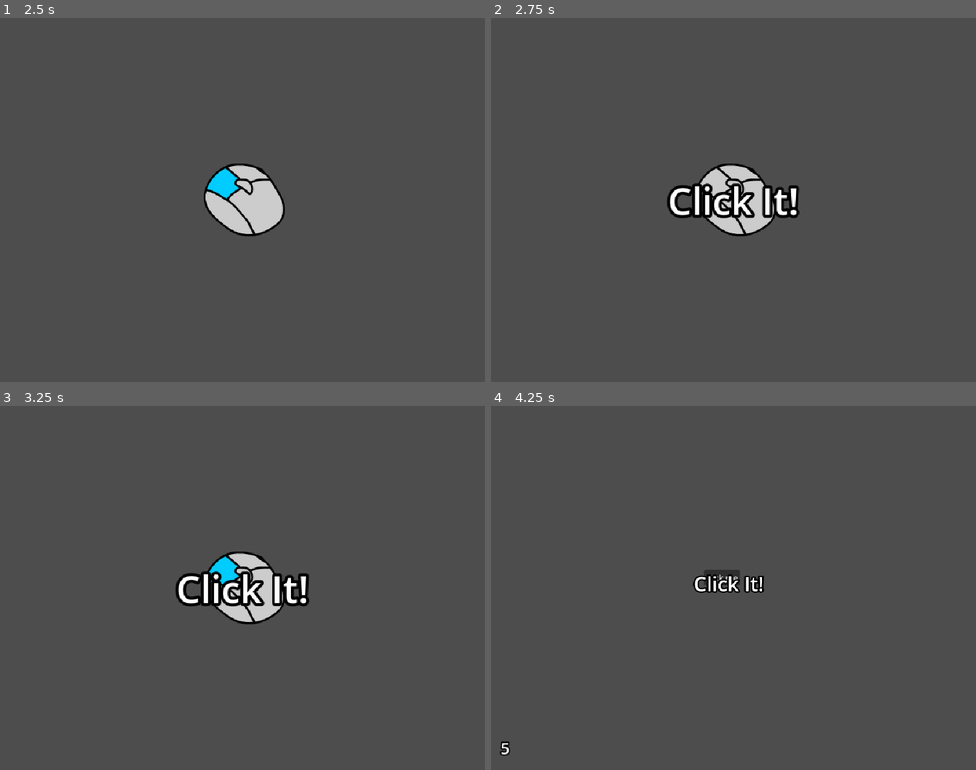
Above: before the commit, frames 1-4 (two rows, left to right).
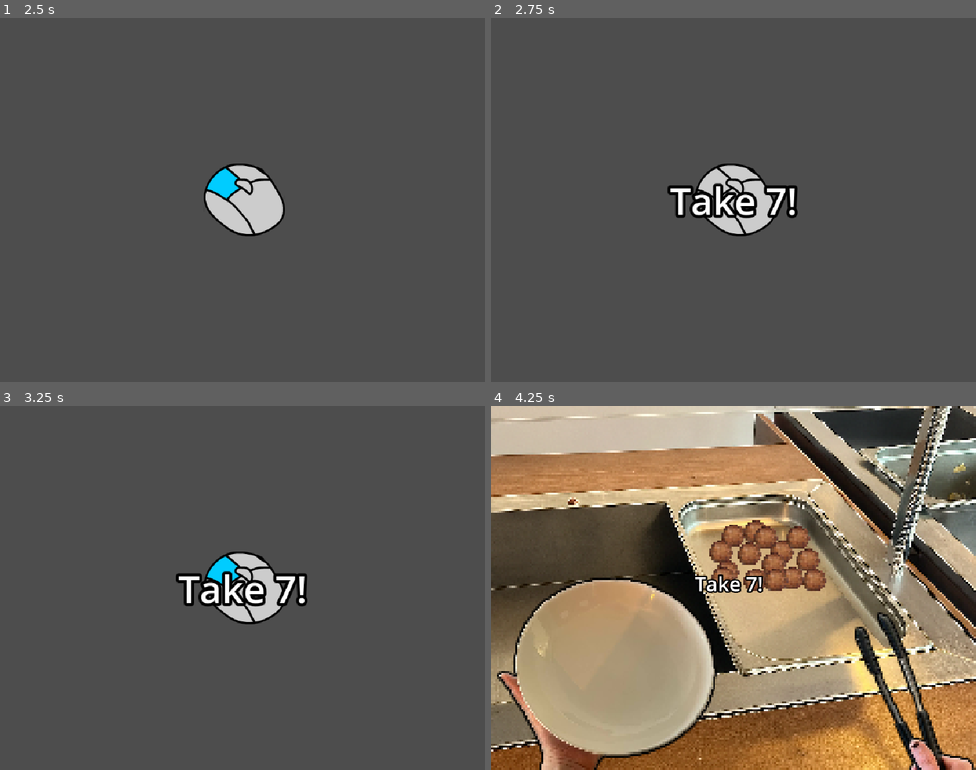
Above: after the commit, the same moments.

Repository: yotam-frid/spelkollektivet-minigame-jam
Game: Godot game, scene res://main_game.tscn
The game is run twice, just before and just after one commit, with the same random seed, the same clock (stepped at 60 frames per second) and the same inputs.
Inputs (mouse positions are in pixels of both pictures, inside the frame that each line leads up to):
- Up to frame 1 (2.5 s): tap Enter at 0.5 s; move the mouse to (349, 181) at 0.52 s; press the mouse at (349, 181) at 0.53 s; move the mouse to (145, 218) at 1.27 s; release the mouse at (145, 218) at 1.28 s; click (145, 218) at 1.35 s; move the mouse to (291, 119) at 2.02 s; press the mouse at (291, 119) at 2.03 s; right-click (291, 119) at 2.1 s
- Up to frame 2 (2.75 s): no input
- Up to frame 3 (3.25 s): move the mouse to (218, 660) at 2.77 s; release the mouse at (218, 660) at 2.78 s; click (218, 660) at 2.85 s
- Up to frame 4 (4.25 s): move the mouse to (879, 642) at 3.52 s; press the mouse at (879, 642) at 3.53 s

Frame 1 is identical in both runs. In frame 2, 1.5% of the frame differs, in the area x 36-64%, y 45-55%; in frame 3, 1.5%; in frame 4, 95%, in the area x 0-100%, y 0-100%.

Commit message:
Create meatball picker

Diff:
--- a/global_current_minigame.gd
+++ b/global_current_minigame.gd
@@ -5,6 +5,7 @@
 func _init():
 	var default_instance: Minigame = Minigame.new()
 	default_instance.difficulty = 1
+	default_instance.is_in_game_manager = false
 
 	instance = default_instance
 
--- a/main_game.tscn
+++ b/main_game.tscn
@@ -1,7 +1,7 @@
 [gd_scene load_steps=4 format=3 uid="uid://c8f0m3qivw0b3"]
 
 [ext_resource type="Script" uid="uid://dnebk85oo17s6" path="res://game_manager.gd" id="1_1oj5k"]
-[ext_resource type="PackedScene" uid="uid://t22snqmareyr" path="res://minigames/_example_click_the_button/ClickTheButton.tscn" id="2_ykeeq"]
+[ext_resource type="PackedScene" uid="uid://dma744e4ntbm2" path="res://minigames/meatball_picker/meatball_picker.tscn" id="2_ykeeq"]
 [ext_resource type="PackedScene" uid="uid://bk8s5wu05xdmr" path="res://ui/ui.tscn" id="3_ykeeq"]
 
 [node name="Game" type="Control"]
--- a/minigame.gd
+++ b/minigame.gd
@@ -4,13 +4,18 @@
 signal game_won
 signal game_finished
 
+## Instruction text shown before the game starts.
+@export var title = ""
 ## The duration of the minigame in seconds.
 @export var duration: int = 5
-@export var viewport_texture_filter: Viewport.DefaultCanvasItemTextureFilter = Viewport.DEFAULT_CANVAS_ITEM_TEXTURE_FILTER_LINEAR
 
-@export_category("Intro")
-## Instruction text shown before the game starts.
-@export var instruction = ""
+@export_category("Viewport")
+## Increases the stretch zoom of the viewport, useful for pixelart minigames.
+@export var viewport_zoom: int = 1
+## Disable to use nearest-neighbor filtering, which better for pixelart minigames.
+@export var viewport_texture_filter: bool = true
+
+@export_category("Controls")
 ## Possible mouse inputs that are shown before the game starts.
 @export_flags("Movement", "Left Click", "Right Click") var mouse: int
 ## Possible keyboard inputs that are shown before the game starts.
@@ -20,6 +25,7 @@
 var difficulty: int = 1
 
 var is_finished = false
+var is_in_game_manager = true
 
 ## Signals that the game has been won.
 func win():
--- a/minigames/_example_click_the_button/ClickTheButton.tscn
+++ b/minigames/_example_click_the_button/ClickTheButton.tscn
@@ -12,7 +12,8 @@
 
 [node name="ClickTheButton" type="Node"]
 script = ExtResource("1_1bkhp")
-instruction = "Click It!"
+title = "Click It"
+viewport_zoom = 4
 mouse = 2
 metadata/_custom_type_script = "uid://bajhxofytc8oh"
 
--- a/minigames/code_keyboard_smash/code_keyboard_smash.tscn
+++ b/minigames/code_keyboard_smash/code_keyboard_smash.tscn
@@ -1380,7 +1380,7 @@
 
 [node name="CodeKeyboardSmash" type="Node"]
 script = ExtResource("1_67bia")
-instruction = "Finish Your Game"
+title = "Finish Your Game"
 keyboard = 4
 metadata/_custom_type_script = "uid://bajhxofytc8oh"
 
--- /dev/null
+++ b/minigames/meatball_picker/meatball_hand.tres.gd
@@ -0,0 +1,18 @@
+extends Area2D
+class_name MeatballPickerHand
+
+var has_meatball = false
+
+func toggle_meatball(on: bool):
+	has_meatball = on
+	$Meatball.visible = on
+
+# Called when the node enters the scene tree for the first time.
+func _ready() -> void:
+	toggle_meatball(false)
+
+
+# Called every frame. 'delta' is the elapsed time since the previous frame.
+func _process(delta: float) -> void:
+	var mouse_pos = get_viewport().get_mouse_position()
+	global_position = mouse_pos
--- /dev/null
+++ b/minigames/meatball_picker/meatball_holder.gd
@@ -0,0 +1,51 @@
+extends Area2D
+
+@export var take_meatballs: bool
+@export var hand: MeatballPickerHand
+
+@onready var meatballs: Node2D = $Meatballs
+
+var ball_amount: int = 0
+var in_area = false
+
+signal meatballs_changed(amount: int)
+
+# Called when the node enters the scene tree for the first time.
+func _ready() -> void:
+	if take_meatballs:
+		ball_amount = meatballs.get_children().size()
+	else:
+		for m: Node2D in meatballs.get_children():
+			m.hide()
+
+	area_entered.connect(_on_area_entered)
+	area_exited.connect(_on_area_exited)
+
+func _on_area_entered(_area: Area2D):
+	in_area = true
+
+func _on_area_exited(_area: Area2D):
+	in_area = false
+
+func _input(event: InputEvent) -> void:
+	if event.is_action_pressed("left_click") and in_area and take_meatballs and !hand.has_meatball:
+		change_meatballs()
+	if event.is_action_released("left_click") and in_area and !take_meatballs and hand.has_meatball:
+		change_meatballs()
+
+func change_meatballs():
+	if take_meatballs:
+		if ball_amount == 0:
+			return
+
+		var ball: Node2D = meatballs.get_child(ball_amount - 1)
+		ball.hide()
+		ball_amount -= 1
+		meatballs_changed.emit(ball_amount)
+		hand.toggle_meatball(true)
+	else:
+		var ball: Node2D = meatballs.get_child(ball_amount)
+		ball.show()
+		ball_amount += 1
+		meatballs_changed.emit(ball_amount)
+		hand.toggle_meatball(false)
--- a/minigames/meatball_picker/meatball_picker.tscn
+++ b/minigames/meatball_picker/meatball_picker.tscn
@@ -1,7 +1,204 @@
-[gd_scene load_steps=2 format=3 uid="uid://dma744e4ntbm2"]
+[gd_scene load_steps=12 format=3 uid="uid://dma744e4ntbm2"]
 
 [ext_resource type="Script" uid="uid://bajhxofytc8oh" path="res://minigame.gd" id="1_lxgd4"]
+[ext_resource type="Texture2D" uid="uid://cna0mjwvybcpr" path="res://minigames/meatball_picker/bg.png" id="2_el4pa"]
+[ext_resource type="Texture2D" uid="uid://6qi7nw1l166j" path="res://minigames/meatball_picker/hand_right.png" id="3_8oscx"]
+[ext_resource type="Script" uid="uid://fhskaucmsc6d" path="res://minigames/meatball_picker/meatball_holder.gd" id="4_0fghw"]
+[ext_resource type="Texture2D" uid="uid://d4dvg1gmkr7av" path="res://minigames/meatball_picker/hand_left.png" id="4_bttca"]
+[ext_resource type="Texture2D" uid="uid://di4xg8eegbpbr" path="res://minigames/meatball_picker/meatball.png" id="4_ilb8o"]
+[ext_resource type="Script" uid="uid://bk34wmuh53q0p" path="res://minigames/meatball_picker/meatball_hand.tres.gd" id="6_tl2bm"]
+
+[sub_resource type="GDScript" id="GDScript_el4pa"]
+script/source = "extends Node
+
+
+func _ready():
+	CurrentGame.instance.game_finished.connect(_on_finish)
+
+var balls_amount = 0
+var required = 7
+
+func _on_plate_meatballs_changed(amount: int) -> void:
+	balls_amount = amount
+	if balls_amount > 7:
+		print(\"WTF BRO!\")
+
+func _on_finish():
+	if balls_amount == required:
+		CurrentGame.instance.win()
+"
+
+[sub_resource type="RectangleShape2D" id="RectangleShape2D_0fghw"]
+size = Vector2(58, 38.999996)
+
+[sub_resource type="CircleShape2D" id="CircleShape2D_ilb8o"]
+radius = 43.931767
+
+[sub_resource type="RectangleShape2D" id="RectangleShape2D_ilb8o"]
+size = Vector2(19, 23)
 
 [node name="MeatballPicker" type="Node"]
 script = ExtResource("1_lxgd4")
+title = "Take 7"
+duration = 8
+viewport_texture_filter = false
+mouse = 2
 metadata/_custom_type_script = "uid://bajhxofytc8oh"
+
+[node name="Camera2D" type="Camera2D" parent="."]
+anchor_mode = 0
+enabled = false
+zoom = Vector2(4, 4)
+
+[node name="Control" type="Node2D" parent="."]
+texture_filter = 1
+scale = Vector2(4, 4)
+script = SubResource("GDScript_el4pa")
+
+[node name="Bg" type="Sprite2D" parent="Control"]
+texture = ExtResource("2_el4pa")
+centered = false
+
+[node name="Tray" type="Area2D" parent="Control" node_paths=PackedStringArray("hand")]
+position = Vector2(145, 80)
+collision_layer = 0
+script = ExtResource("4_0fghw")
+take_meatballs = true
+hand = NodePath("../Hand")
+
+[node name="CollisionShape2D" type="CollisionShape2D" parent="Control/Tray"]
+position = Vector2(-8, -6.5)
+shape = SubResource("RectangleShape2D_0fghw")
+debug_color = Color(3.9948522e-06, 0.6430162, 0.3131239, 0.41960785)
+
+[node name="Meatballs" type="Node2D" parent="Control/Tray"]
+position = Vector2(-3, -6)
+
+[node name="Meatball" type="Sprite2D" parent="Control/Tray/Meatballs"]
+position = Vector2(-22, -10)
+texture = ExtResource("4_ilb8o")
+
+[node name="Meatball2" type="Sprite2D" parent="Control/Tray/Meatballs"]
+position = Vector2(-11, -12)
+texture = ExtResource("4_ilb8o")
+
+[node name="Meatball3" type="Sprite2D" parent="Control/Tray/Meatballs"]
+position = Vector2(-6, -9)
+texture = ExtResource("4_ilb8o")
+
+[node name="Meatball4" type="Sprite2D" parent="Control/Tray/Meatballs"]
+position = Vector2(2, -2)
+texture = ExtResource("4_ilb8o")
+
+[node name="Meatball5" type="Sprite2D" parent="Control/Tray/Meatballs"]
+position = Vector2(18, 12)
+texture = ExtResource("4_ilb8o")
+
+[node name="Meatball6" type="Sprite2D" parent="Control/Tray/Meatballs"]
+position = Vector2(10, -9)
+texture = ExtResource("4_ilb8o")
+
+[node name="Meatball13" type="Sprite2D" parent="Control/Tray/Meatballs"]
+position = Vector2(-14, -1)
+texture = ExtResource("4_ilb8o")
+
+[node name="Meatball14" type="Sprite2D" parent="Control/Tray/Meatballs"]
+position = Vector2(-2, 4)
+texture = ExtResource("4_ilb8o")
+
+[node name="Meatball15" type="Sprite2D" parent="Control/Tray/Meatballs"]
+position = Vector2(-25, 8)
+texture = ExtResource("4_ilb8o")
+
+[node name="Meatball7" type="Sprite2D" parent="Control/Tray/Meatballs"]
+position = Vector2(15, 2)
+texture = ExtResource("4_ilb8o")
+
+[node name="Meatball8" type="Sprite2D" parent="Control/Tray/Meatballs"]
+position = Vector2(-27, 11)
+texture = ExtResource("4_ilb8o")
+
+[node name="Meatball9" type="Sprite2D" parent="Control/Tray/Meatballs"]
+position = Vector2(-11, 12)
+texture = ExtResource("4_ilb8o")
+
+[node name="Meatball10" type="Sprite2D" parent="Control/Tray/Meatballs"]
+position = Vector2(-28, -2)
+texture = ExtResource("4_ilb8o")
+
+[node name="Meatball11" type="Sprite2D" parent="Control/Tray/Meatballs"]
+position = Vector2(7, 11)
+texture = ExtResource("4_ilb8o")
+
+[node name="Meatball12" type="Sprite2D" parent="Control/Tray/Meatballs"]
+position = Vector2(-1, 12)
+texture = ExtResource("4_ilb8o")
+
+[node name="Plate" type="Area2D" parent="Control" node_paths=PackedStringArray("hand")]
+position = Vector2(60, 132)
+collision_layer = 0
+script = ExtResource("4_0fghw")
+hand = NodePath("../Hand")
+
+[node name="HandLeft" type="Sprite2D" parent="Control/Plate"]
+position = Vector2(-2, 0)
+texture = ExtResource("4_bttca")
+
+[node name="CollisionShape2D" type="CollisionShape2D" parent="Control/Plate"]
+position = Vector2(1, -2)
+shape = SubResource("CircleShape2D_ilb8o")
+debug_color = Color(0.89491034, 0.00021601081, 0.7813745, 0.41960785)
+
+[node name="Meatballs" type="Node2D" parent="Control/Plate"]
+
+[node name="Meatball" type="Sprite2D" parent="Control/Plate/Meatballs"]
+position = Vector2(-6, -4)
+texture = ExtResource("4_ilb8o")
+
+[node name="Meatball2" type="Sprite2D" parent="Control/Plate/Meatballs"]
+position = Vector2(5, -4)
+texture = ExtResource("4_ilb8o")
+
+[node name="Meatball3" type="Sprite2D" parent="Control/Plate/Meatballs"]
+position = Vector2(-2, 2)
+texture = ExtResource("4_ilb8o")
+
+[node name="Meatball4" type="Sprite2D" parent="Control/Plate/Meatballs"]
+position = Vector2(-1, -13)
+texture = ExtResource("4_ilb8o")
+
+[node name="Meatball5" type="Sprite2D" parent="Control/Plate/Meatballs"]
+position = Vector2(8, 5)
+texture = ExtResource("4_ilb8o")
+
+[node name="Meatball6" type="Sprite2D" parent="Control/Plate/Meatballs"]
+position = Vector2(-13, -9)
+texture = ExtResource("4_ilb8o")
+
+[node name="Meatball7" type="Sprite2D" parent="Control/Plate/Meatballs"]
+position = Vector2(-12, 3)
+texture = ExtResource("4_ilb8o")
+
+[node name="Meatball8" type="Sprite2D" parent="Control/Plate/Meatballs"]
+position = Vector2(-2, 9)
+texture = ExtResource("4_ilb8o")
+
+[node name="Hand" type="Area2D" parent="Control"]
+position = Vector2(180, 114)
+collision_mask = 0
+monitoring = false
+script = ExtResource("6_tl2bm")
+
+[node name="Meatball" type="Sprite2D" parent="Control/Hand"]
+position = Vector2(-1, -2)
+texture = ExtResource("4_ilb8o")
+
+[node name="HandRightSprite" type="Sprite2D" parent="Control/Hand"]
+position = Vector2(28, 38)
+texture = ExtResource("3_8oscx")
+
+[node name="CollisionShape2D" type="CollisionShape2D" parent="Control/Hand"]
+position = Vector2(-0.5, -1.5)
+shape = SubResource("RectangleShape2D_ilb8o")
+
+[connection signal="meatballs_changed" from="Control/Plate" to="Control" method="_on_plate_meatballs_changed"]
--- a/ui/ui.gd
+++ b/ui/ui.gd
@@ -16,7 +16,7 @@
 func show_minigame_intro(minigame: Minigame):
 	_show_controls(minigame)
 	await _create_ui_timer(1.5)
-	_show_text(minigame.instruction)
+	_show_text(minigame.title)
 	await _create_ui_timer(1.0)
 
 func hide_minigame_intro():
@@ -27,7 +27,13 @@
 func show_minigame_viewport(minigame: Minigame):
 	# Load minigame into viewport
 	minigame_viewport.add_child(minigame)
-	minigame_viewport.canvas_item_default_texture_filter = minigame.viewport_texture_filter
+	if minigame.viewport_texture_filter:
+		minigame_viewport_container.texture_filter = CanvasItem.TEXTURE_FILTER_LINEAR
+		minigame_viewport.canvas_item_default_texture_filter = Viewport.DEFAULT_CANVAS_ITEM_TEXTURE_FILTER_LINEAR
+	else:
+		minigame_viewport_container.texture_filter = CanvasItem.TEXTURE_FILTER_NEAREST
+		minigame_viewport.canvas_item_default_texture_filter = Viewport.DEFAULT_CANVAS_ITEM_TEXTURE_FILTER_NEAREST
+	minigame_viewport_container.stretch_shrink = minigame.viewport_zoom
 
 	# Show the viewport and ingame UI
 	minigame_viewport_container.scale = Vector2.ZERO
--- a/ui/ui.tscn
+++ b/ui/ui.tscn
@@ -167,10 +167,11 @@
 grow_horizontal = 2
 grow_vertical = 2
 stretch = true
+stretch_shrink = 4
 
 [node name="SubViewport" type="SubViewport" parent="MinigameContainer"]
 handle_input_locally = false
-size = Vector2i(960, 720)
+size = Vector2i(240, 180)
 render_target_update_mode = 4
 
 [node name="IntroControls" type="HBoxContainer" parent="."]
Binary file added: minigames/meatball_picker/bg.png
Not shown, added: minigames/meatball_picker/bg.png.import
Binary file added: minigames/meatball_picker/hand_left.png
Not shown, added: minigames/meatball_picker/hand_left.png.import
Binary file added: minigames/meatball_picker/hand_right.png
Not shown, added: minigames/meatball_picker/hand_right.png.import
Binary file added: minigames/meatball_picker/meatball.png
Not shown, added: minigames/meatball_picker/meatball.png.import
Not shown, added: minigames/meatball_picker/meatball_hand.tres.gd.uid
Not shown, added: minigames/meatball_picker/meatball_holder.gd.uid
